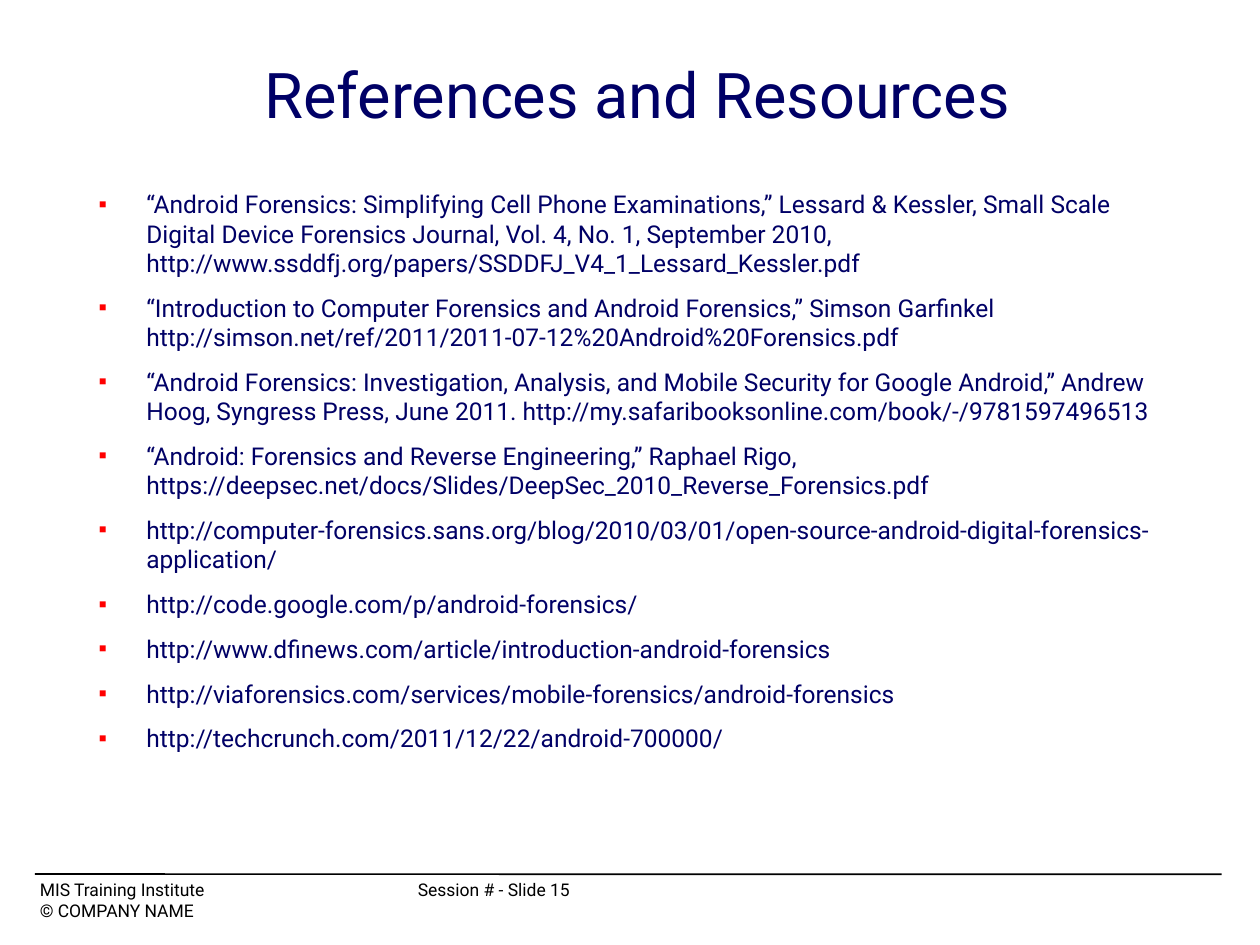
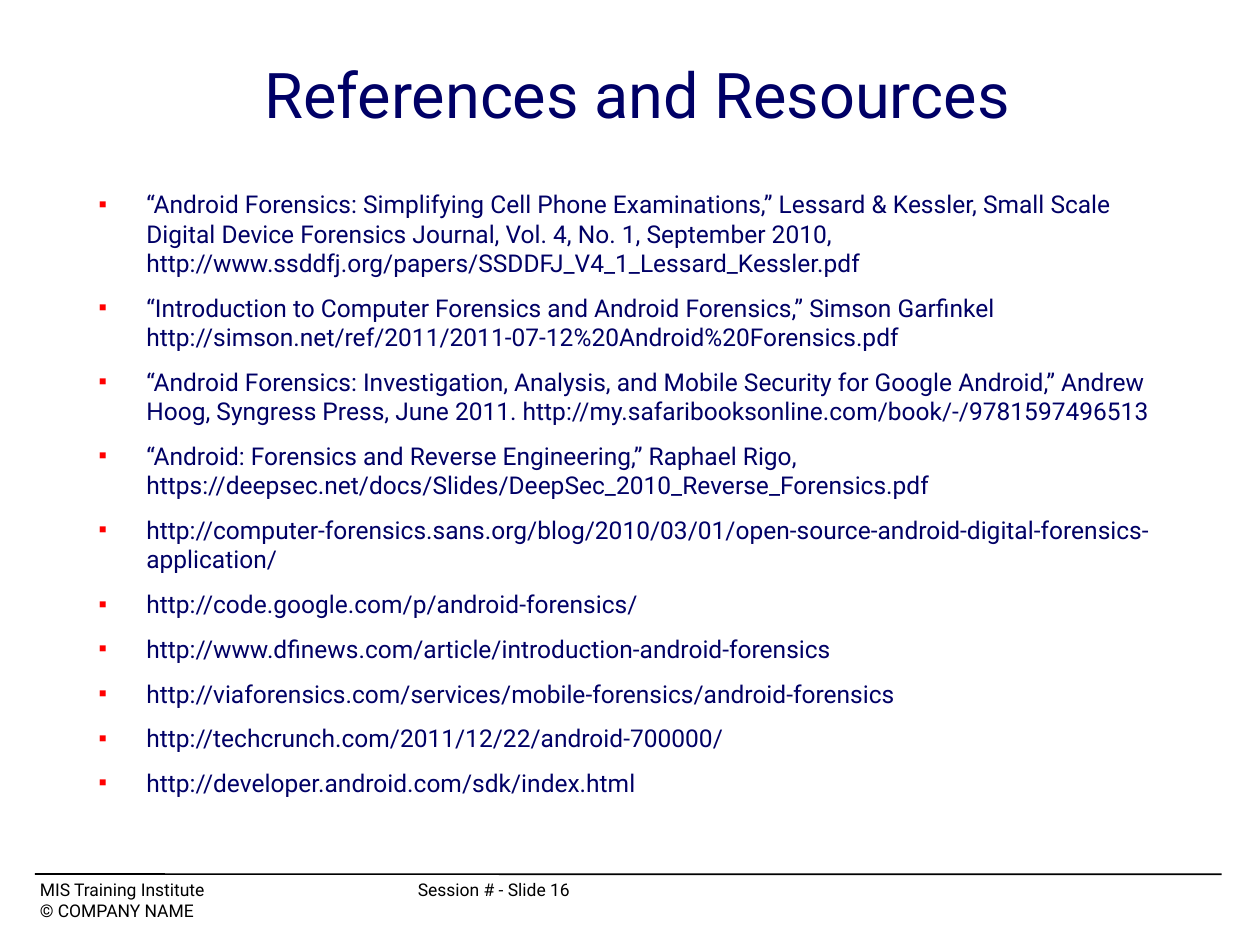
Before and after one commit to mchow01/Security, a slide deck: slide 16 of forensics/android/OS12_C4-mchow.ppt (slide 15 before the commit). Drawn at 1260x945 pixels with LibreOffice and Linux fonts; fonts in the diff are those of the drawing. Boxes give left, top, right and bottom in pixels: in the first picture for what was removed or moved away, otherwise in the second. Text is boxed around its words. In the diff, an @@ line names an element or a change of style, - is before the commit and + after.

```diff
--- a/forensics/android/OS12_C4-mchow.ppt
+++ b/forensics/android/OS12_C4-mchow.ppt
@@ text at bbox=[146, 773, 635, 797]: paragraph added @@
+■ http://developer.android.com/sdk/index.html
@@ text at bbox=[40, 883, 570, 900]: text changed @@
-MIS Training Institute Session # - Slide 15
+MIS Training Institute Session # - Slide 16
```
Also in this commit, not shown: 3 other slides changed, 8 slides added, 7 slides removed, 1 other file.
